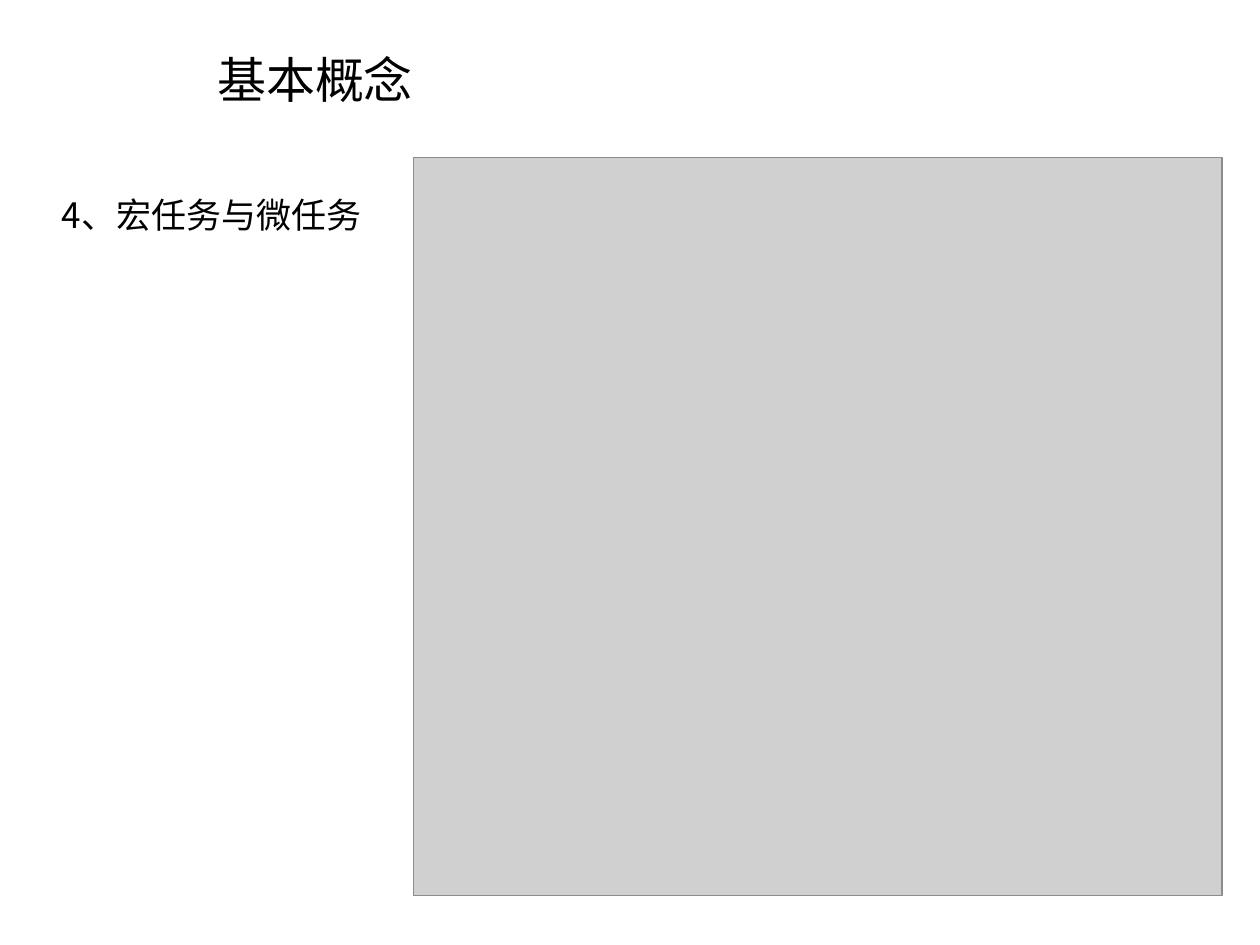
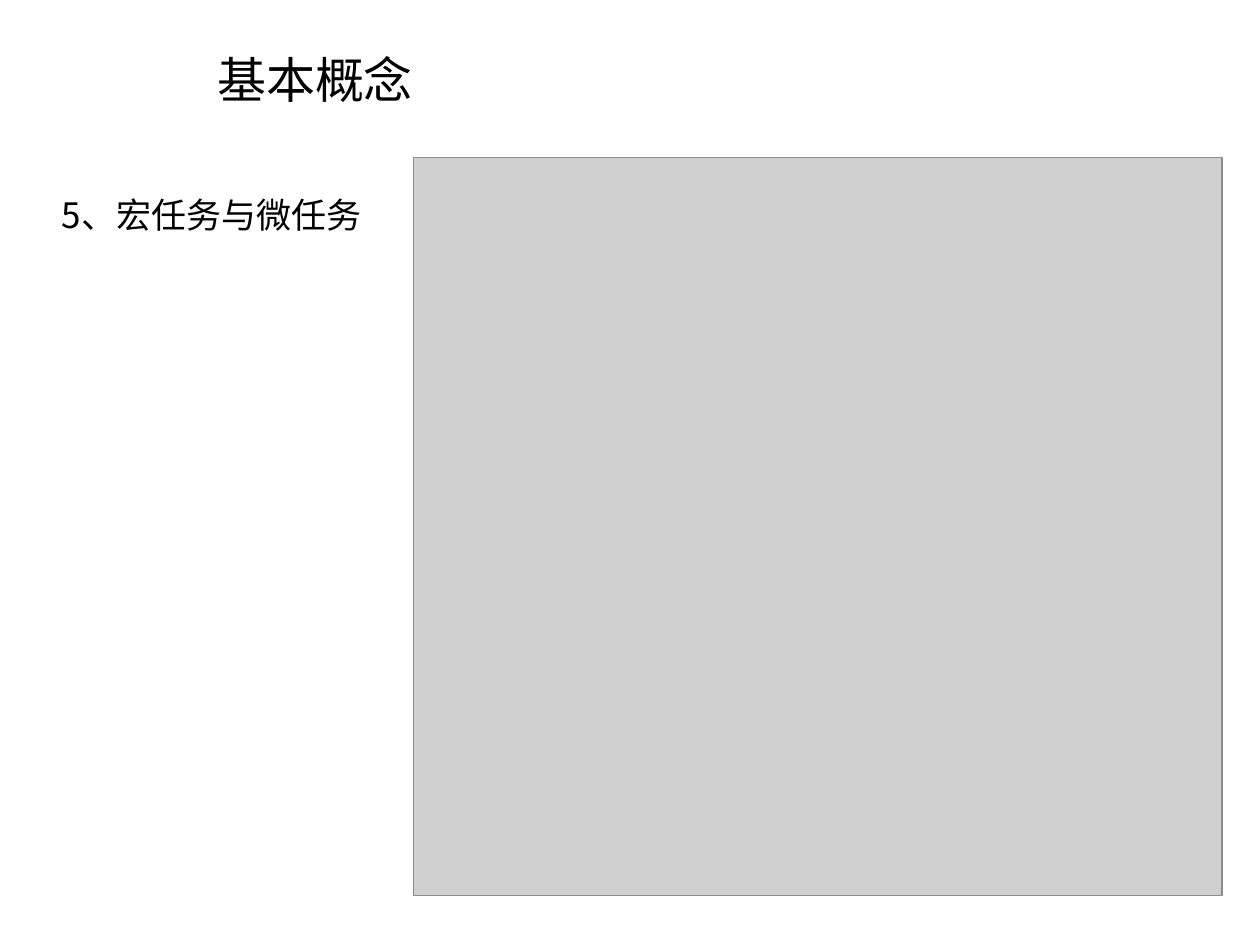
Before and after one commit to longamg/homework001, a slide deck: slide 15 of 0920-PPT/基于ES6的异步专题.pptx (slide 18 before the commit). Drawn at 1260x945 pixels with LibreOffice and Linux fonts; fonts in the diff are those of the drawing; grey boxes stand for pictures; background and template pictures are left out. Boxes give left, top, right and bottom in pixels: in the first picture for what was removed or moved away, otherwise in the second. Text is boxed around its words. In the diff, an @@ line names an element or a change of style, - is before the commit and + after.

```diff
--- a/0920-PPT/基于ES6的异步专题.pptx
+++ b/0920-PPT/基于ES6的异步专题.pptx
@@ text at box(62, 198, 362, 231): text changed @@
-4、宏任务与微任务
+5、宏任务与微任务
```
Also in this commit, not shown: 11 other slides changed, 5 slides added, 1 slide removed, 10 other files.
